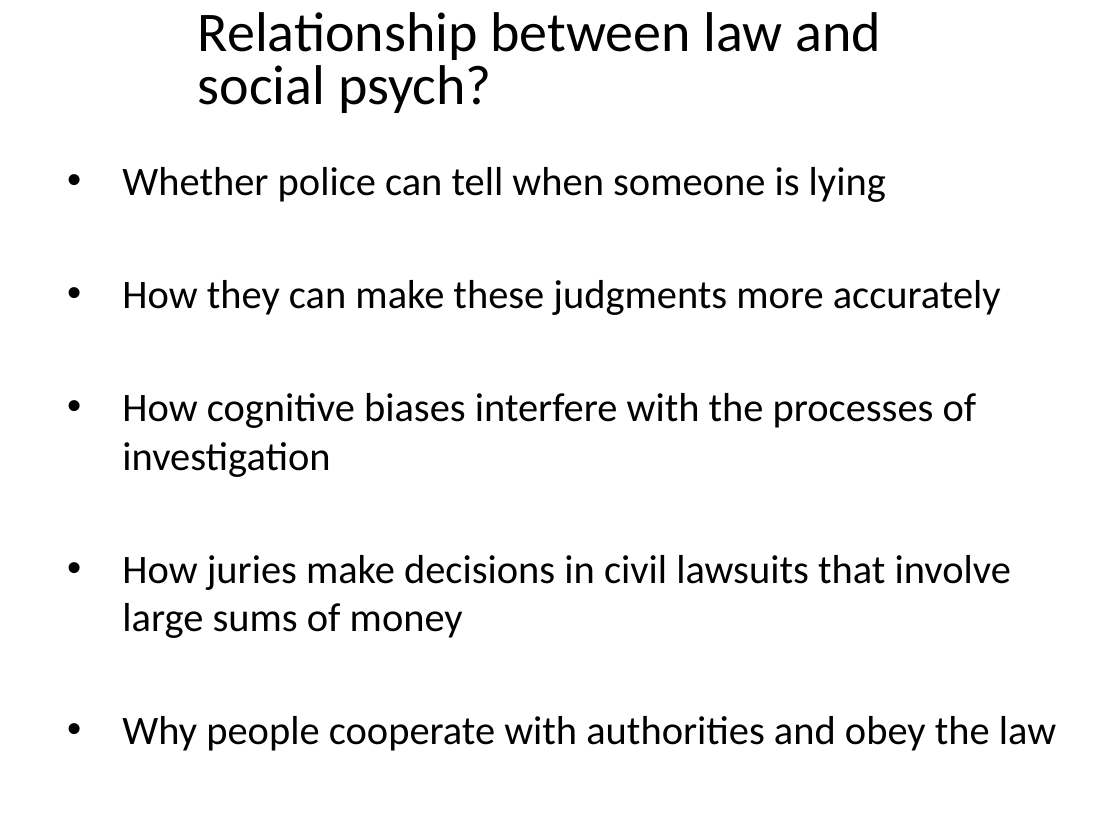
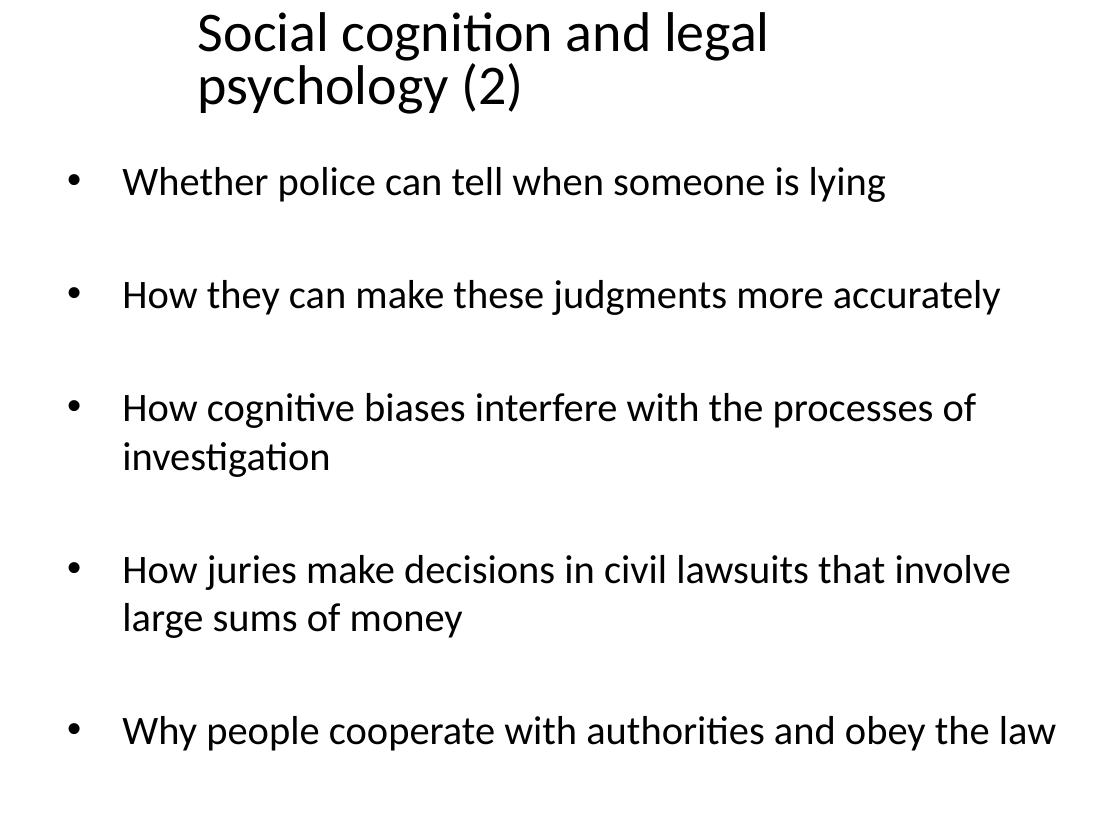
Before and after one commit to npm27/Teaching-Materials, a slide deck: slide 4 of Social Psych/Slides/13 Law.pptx (slide 3 before the commit). Drawn at 1120x840 pixels with LibreOffice and Linux fonts; fonts in the diff are those of the drawing. Boxes give left, top, right and bottom in pixels: in the first picture for what was removed or moved away, otherwise in the second. Text is boxed around its words. In the diff, an @@ line names an element or a change of style, - is before the commit and + after.

```diff
--- a/Social Psych/Slides/13 Law.pptx
+++ b/Social Psych/Slides/13 Law.pptx
@@ title at (198, 12, 770, 114): text changed @@
-Relationship between law and social psych?
+Social cognition and legal psychology (2)
```
Also in this commit, not shown: 7 other slides changed, 8 slides added, 3 slides removed, 3 other files.
